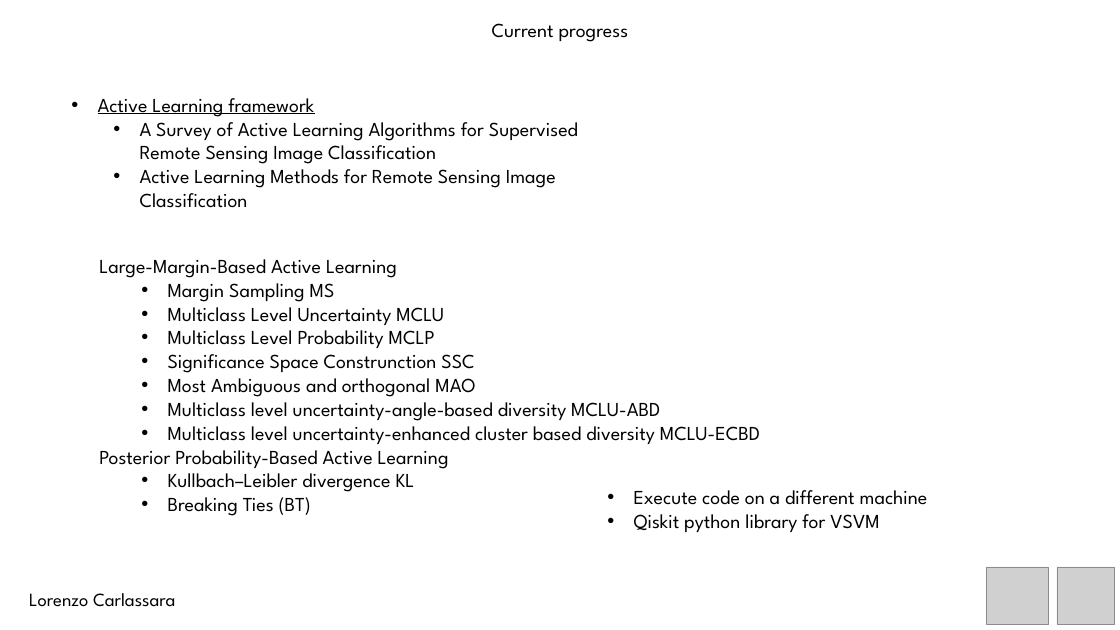
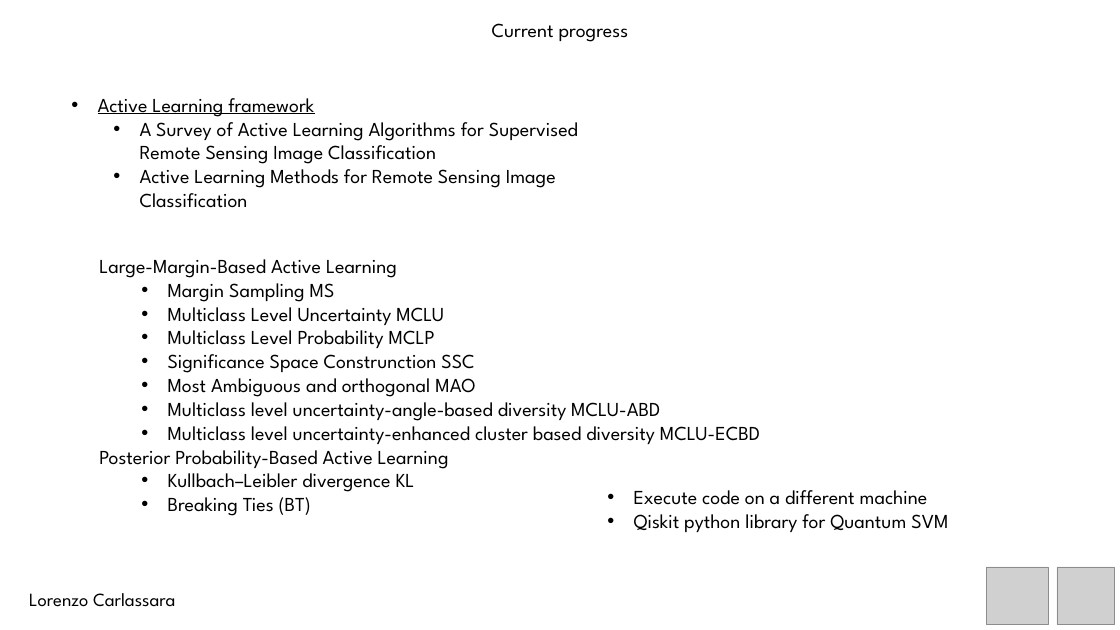
Before and after one commit to carls31/active-learning-virtual-SVM, a slide deck: slide 6 of presentation_CARLASSARA_10601118.pptx. Drawn at 1120x630 pixels with LibreOffice and Linux fonts; fonts in the diff are those of the drawing; grey boxes stand for pictures. Boxes give left, top, right and bottom in pixels: in the first picture for what was removed or moved away, otherwise in the second. Text is boxed around its words. In the diff, an @@ line names an element or a change of style, - is before the commit and + after.

```diff
--- a/presentation_CARLASSARA_10601118.pptx
+++ b/presentation_CARLASSARA_10601118.pptx
@@ text at <box>634,514,948,532</box>: text changed @@
-• Qiskit python library for VSVM
+• Qiskit python library for Quantum SVM
```
Also in this commit, not shown: 2 other slides changed, 4 slides added, 14 other files.
